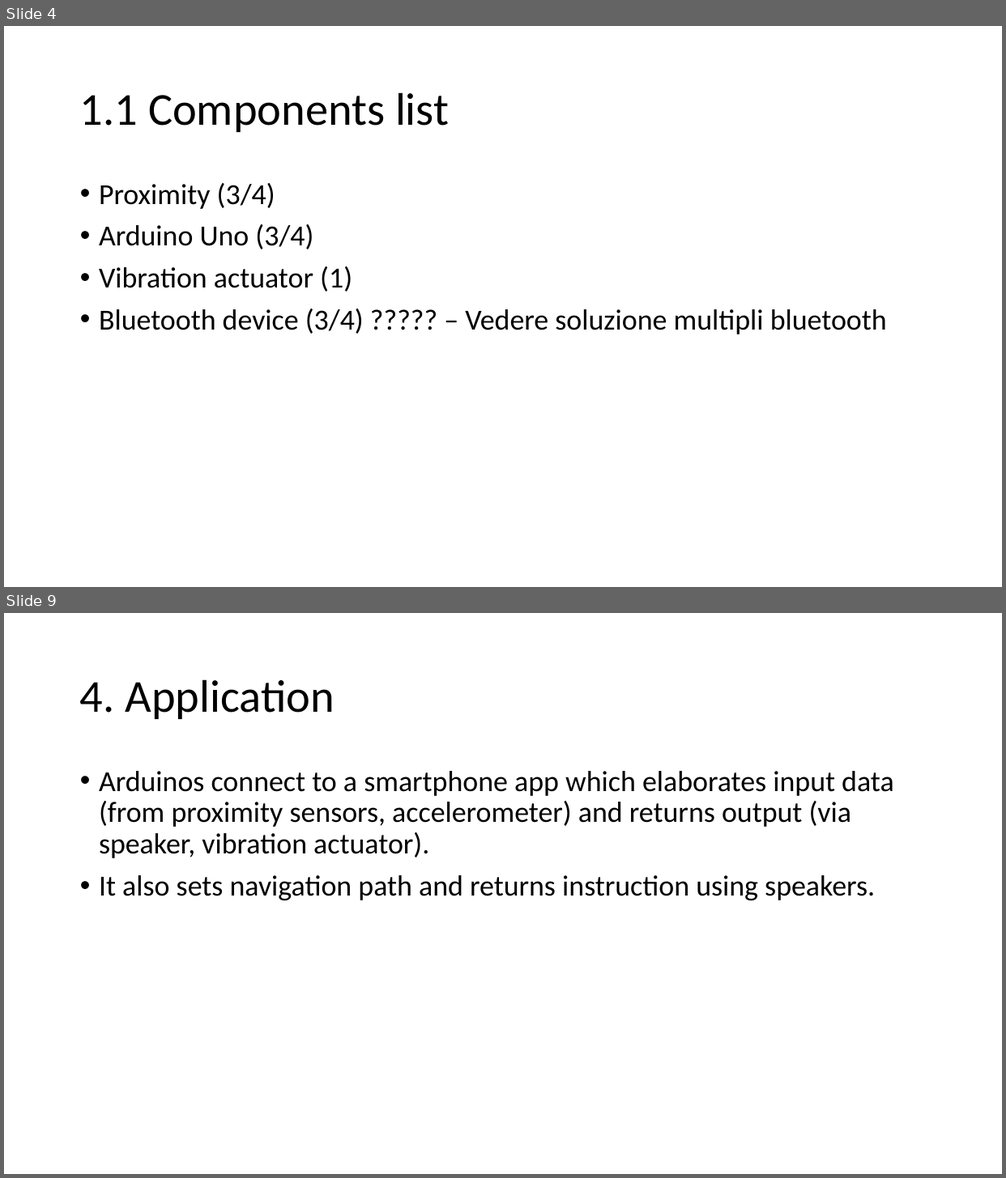
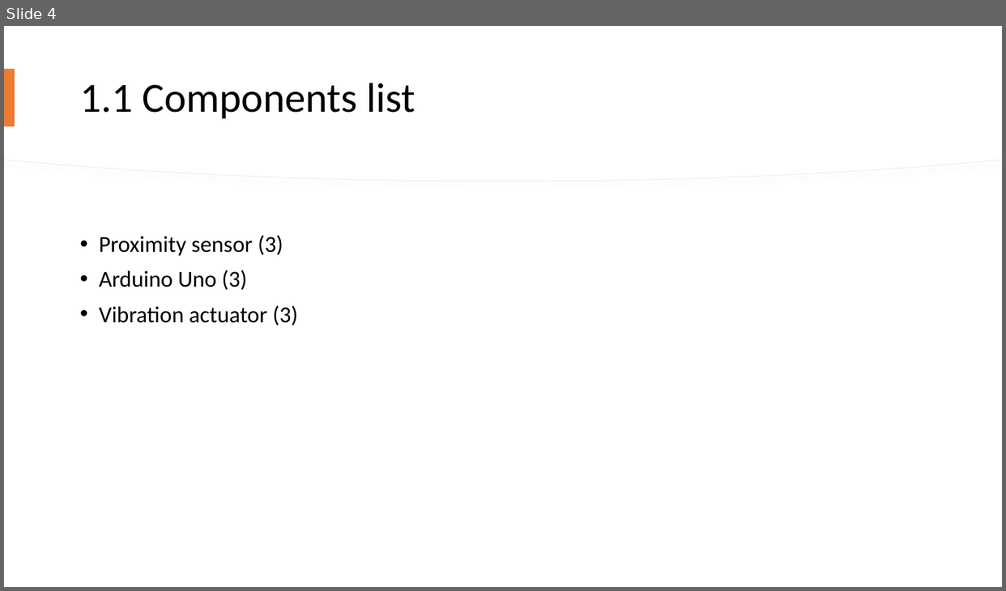
Before and after one commit to TheSmetz/Blinduino, a slide deck: Blinduino.pptx. Shown one above the other, each under a label of ours: slides 4 and 9 before the commit, slide 4 after it; the slides between them are not shown. The pictures are 1006x1178 and 1006x591 pixels, drawn with LibreOffice and Linux fonts; fonts in the diff are those of the drawing. Boxes give left, top, right and bottom in pixels: in the first picture for what was removed or moved away, otherwise in the second. Text is boxed around its words. In the diff, an @@ line names an element or a change of style, - is before the commit and + after.

```diff
--- a/Blinduino.pptx
+++ b/Blinduino.pptx
@@ slide 9 removed at [4,613,1002,1174], background #FFFFFF @@
@@ title removed at [80,679,334,719] @@
-4. Application
@@ text removed at [99,771,894,901] @@
-• Arduinos connect to a smartphone app which elaborates input data (from proximity sensors, accelerometer) and returns output (via speaker, vibration actuator).
-• It also sets navigation path and returns instruction using speakers.
@@ slide 4 changed as well @@
@@ freeform shape added at [4,26,1002,182], fill #FFFFFF, outline #EFEFEF 0.75 pt @@
@@ freeform shape added at [4,26,1002,181], fill #FFFFFF @@
@@ title "1.1 Components list": place and size @@
-title "1.1 Components list" at [80,92,449,132]
+title "1.1 Components list" at [80,83,415,119]
@@ title "1.1 Components list" at [80,83,415,119]: size 44 to 40 pt @@
@@ rectangle added at [4,69,15,126], fill #ED7D31 @@
@@ text at [99,235,298,326]: text changed; size 28 to 22 pt @@
-• Proximity (3/4)
-• Arduino Uno (3/4)
-• Vibration actuator (1)
-• Bluetooth device (3/4) ????? – Vedere soluzione multipli bluetooth
+• Proximity sensor (3)
+• Arduino Uno (3)
+• Vibration actuator (3)
```
Also in this commit, not shown: 5 other slides changed, 3 slides added, 2 other slides removed.
